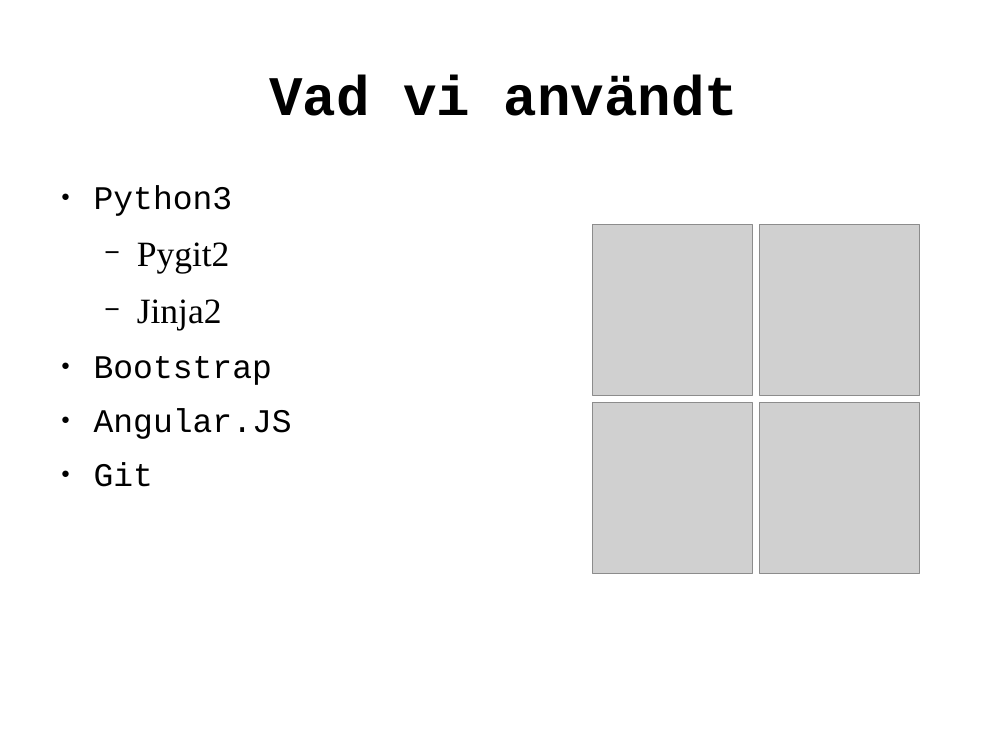
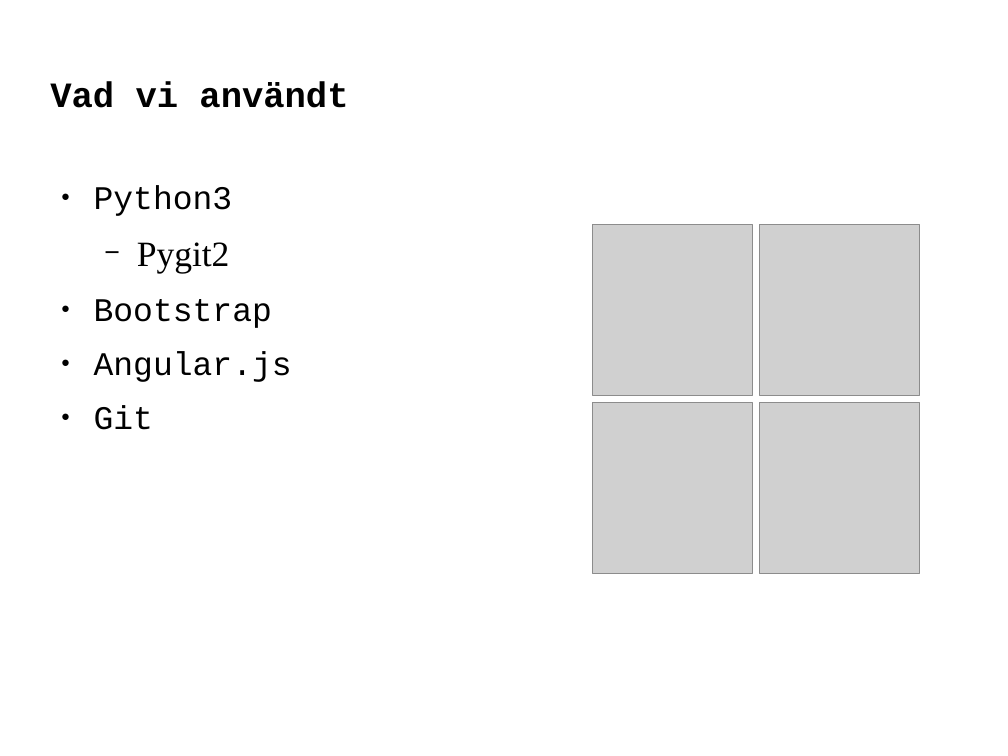
Before and after one commit to erlaan/git2web, a slide deck: slide 4 of log/presentation.odp. Drawn at 1008x756 pixels with LibreOffice and Linux fonts; fonts in the diff are those of the drawing; grey boxes stand for pictures. Boxes give left, top, right and bottom in pixels: in the first picture for what was removed or moved away, otherwise in the second. Text is boxed around its words. In the diff, an @@ line names an element or a change of style, - is before the commit and + after.

```diff
--- a/log/presentation.odp
+++ b/log/presentation.odp
@@ title "Vad vi användt" at (x1=50, y1=82, x2=348, y2=108): size 44 to 28 pt; alignment centre to left @@
@@ text at (x1=137, y1=299, x2=222, y2=330): paragraph removed @@
-  − Jinja2
@@ text at (x1=94, y1=351, x2=292, y2=382): text changed @@
-● Angular.JS
+● Angular.js
```
Also in this commit, not shown: 10 other slides changed, 5 slides added.
